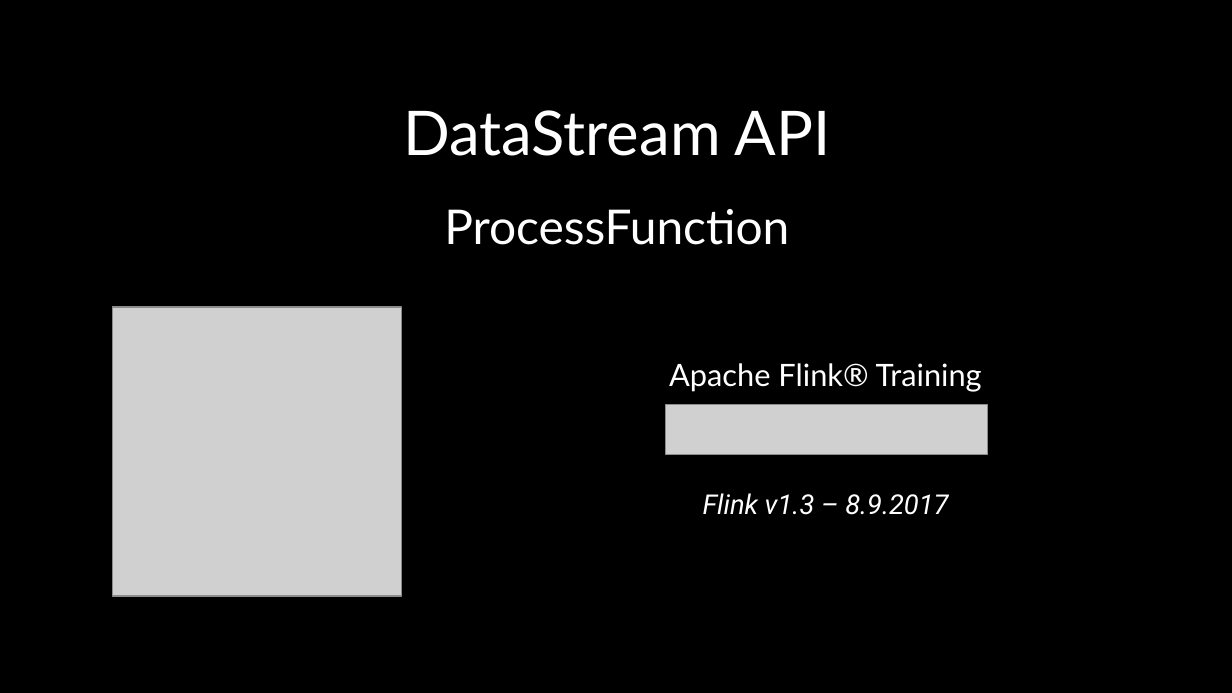
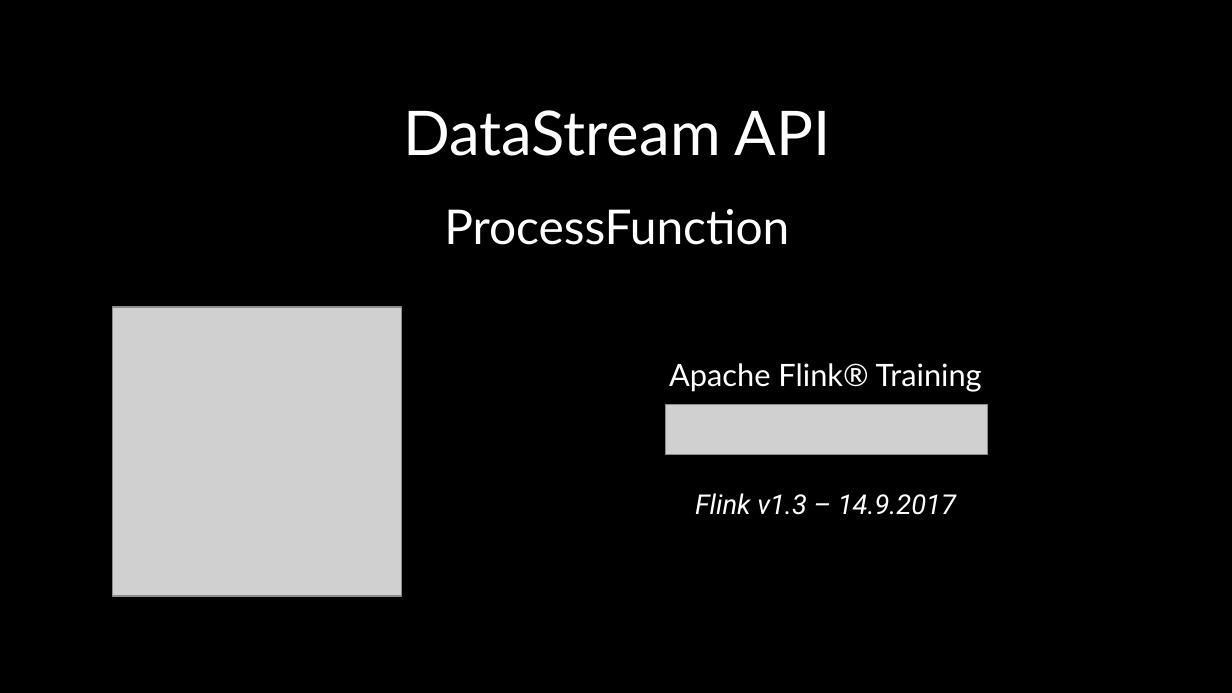
Before and after one commit to dataArtisans/flink-training-web, a slide deck: slide 1 of slides/flink_stream_processfunction.pptx. Drawn at 1232x693 pixels with LibreOffice and Linux fonts; fonts in the diff are those of the drawing; grey boxes stand for pictures. Boxes give left, top, right and bottom in pixels: in the first picture for what was removed or moved away, otherwise in the second. Text is boxed around its words. In the diff, an @@ line names an element or a change of style, - is before the commit and + after.

```diff
--- a/slides/flink_stream_processfunction.pptx
+++ b/slides/flink_stream_processfunction.pptx
@@ title at bbox=[695, 493, 956, 515]: text changed @@
-Flink v1.3 – 8.9.2017
+Flink v1.3 – 14.9.2017
```
Also in this commit, not shown: 1 other slide changed, 1 other file.
